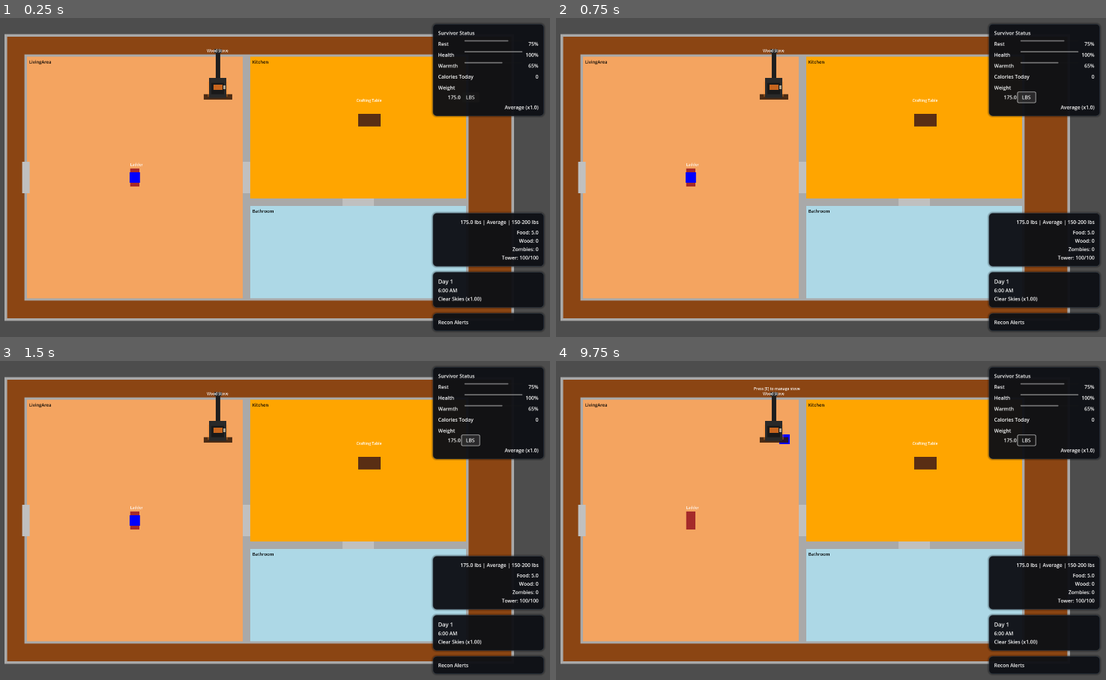
Above: before the commit, frames 1-4 (two rows, left to right).
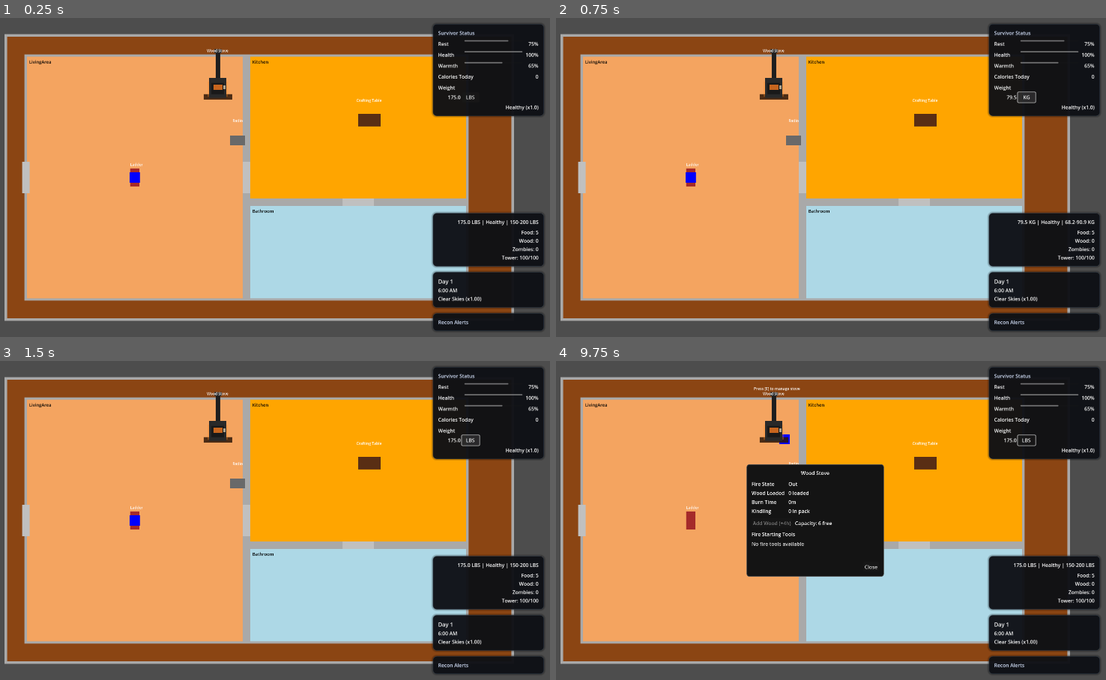
Above: after the commit, the same moments.

Repository: nexus382/firetower-game
Game: Godot game, scene res://scenes/Main.tscn
Two runs of this game, one before a commit and one after it. Both use one fixed random seed, a clock stepped at 60 frames per second and the inputs below.
Inputs (mouse positions are in pixels of both pictures, inside the frame that each line leads up to):
- Up to frame 1 (0.25 s): no input
- Up to frame 2 (0.75 s): click "LBS" at 0.5 s
- Up to frame 3 (1.5 s): click "LBS" (after the commit: "KG") at 1.25 s
- Up to frame 4 (9.75 s): tap Enter at 2, 3.5, 5 s; move the mouse to (787, 587) at 2.02 s; hold E (interact) 2.03-2.78 s; hold W (move_up) 2.03-3.53 s; tap Space at 2.75, 4.25, 8 s; move the mouse to (996, 571) at 2.77 s; tap E (interact) every 1.5 s from 2.85 to 8.85 s; move the mouse to (633, 469) at 3.52 s; hold E (interact) 3.53-4.28 s; hold A (move_left) 3.53-5.03 s; move the mouse to (847, 520) at 4.27 s; move the mouse to (726, 437) at 5.02 s; hold S (move_down) 5.03-5.78 s; hold E (interact) 5.03-5.78 s; move the mouse to (946, 504) at 5.77 s; hold D (move_right) 5.78-6.53 s; move the mouse to (693, 536) at 6.52 s; hold W (move_up) 6.53-7.28 s; hold E (interact) 6.53-7.28 s; move the mouse to (875, 447) at 7.27 s; hold D (move_right) 7.28-9.53 s; move the mouse to (787, 587) at 8.02 s; hold E (interact) 8.03-8.78 s; move the mouse to (996, 571) at 8.77 s; move the mouse to (633, 469) at 9.52 s; hold S (move_down) from 9.53 s (still down); hold E (interact) from 9.53 s (still down)

The runs differ from the first frame. In frame 1, 0.3% of the frame differs, in the area x 41-98%, y 4-97%; in frame 2, 0.3%; in frame 3, 0.3%; in frame 4, 9.0%, in the area x 34-98%, y 4-97%.
Error before the commit: Parse Error: Unexpected "?" in source. If you want a ternary operator, use "truthy_value if true_condition else falsy_value". (res://scripts/GameManager.gd:199…

Commit message:
Fix ternary syntax for Godot

Diff:
--- a/scripts/GameManager.gd
+++ b/scripts/GameManager.gd
@@ -1991,7 +1991,8 @@
         result["chance"] = WOLF_LURE_SUCCESS_CHANCE
         result["roll"] = float(lure_attempt.get("roll", 1.0))
         result["success"] = success
-        result["reason"] = String(lure_attempt.get("reason", success ? "wolves_cleared" : "wolves_stayed"))
+        var lure_reason = "wolves_cleared" if success else "wolves_stayed"
+        result["reason"] = String(lure_attempt.get("reason", lure_reason))
         result["wolves_removed"] = success
         result["wolves_present"] = true
         result["window_minutes"] = LURE_WINDOW_MINUTES
--- a/scripts/ui/MapPanel.gd
+++ b/scripts/ui/MapPanel.gd
@@ -211,7 +211,8 @@
             ]
         if summary_label:
             var summary = String(option.get("summary", "Route intel pending."))
-            summary_label.text = summary.is_empty() ? "Route intel pending." : summary
+            var summary_fallback = "Route intel pending."
+            summary_label.text = summary_fallback if summary.is_empty() else summary
         if button:
             if journey_complete:
                 button.text = OPTION_BUTTON_LABEL_COMPLETE
